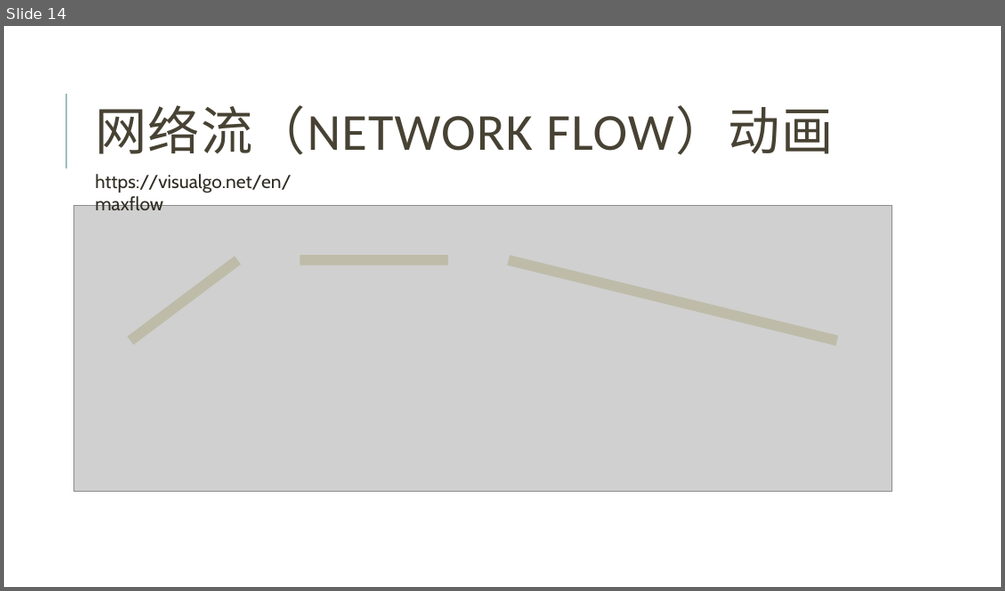
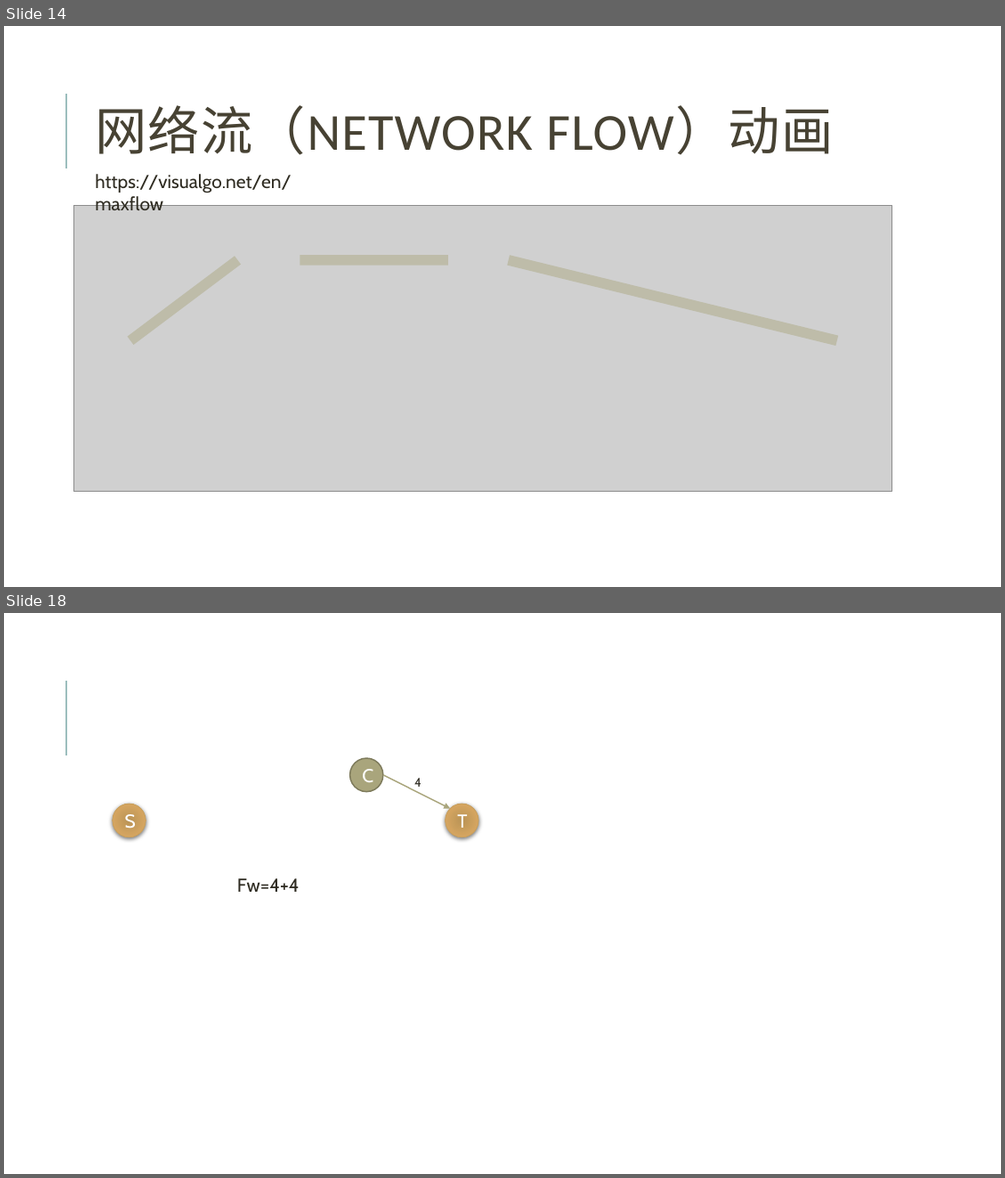
Before and after one commit to gzshawnliang/competitive-programming, a slide deck: doc/NetworkFlow/网络流.pptx. Shown one above the other, each under a label of ours: slide 14 before the commit, slides 14 and 18 after it; the slides between them are not shown. The pictures are 1005x591 and 1005x1178 pixels, drawn with LibreOffice and Linux fonts; fonts in the diff are those of the drawing; grey boxes stand for pictures. Boxes give left, top, right and bottom in pixels: in the first picture for what was removed or moved away, otherwise in the second. Text is boxed around its words. In the diff, an @@ line names an element or a change of style, - is before the commit and + after.

```diff
--- a/doc/NetworkFlow/网络流.pptx
+++ b/doc/NetworkFlow/网络流.pptx
@@ slide 18 added at [4,613,1001,1174], background #FFFFFF; not listed: 1 template element that a slide beside it also shows @@
@@ group added at [113,758,478,837]: 3 ellipses, 1 arrow, 1 text @@
+S
+C
+T
+4
@@ text added at [237,878,299,892], 18 pt, text #2E2B21 @@
+Fw=4+4
```
Also in this commit, not shown: 3 other slides added, 1 other file.
